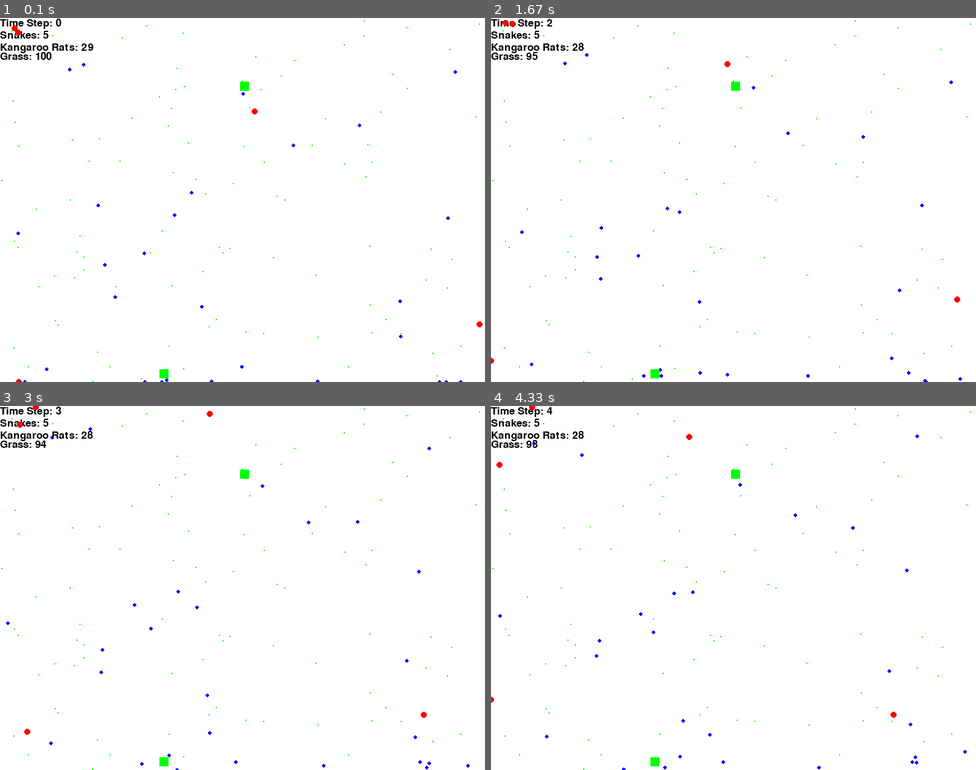
Above: before the commit, frames 1-4 (two rows, left to right).
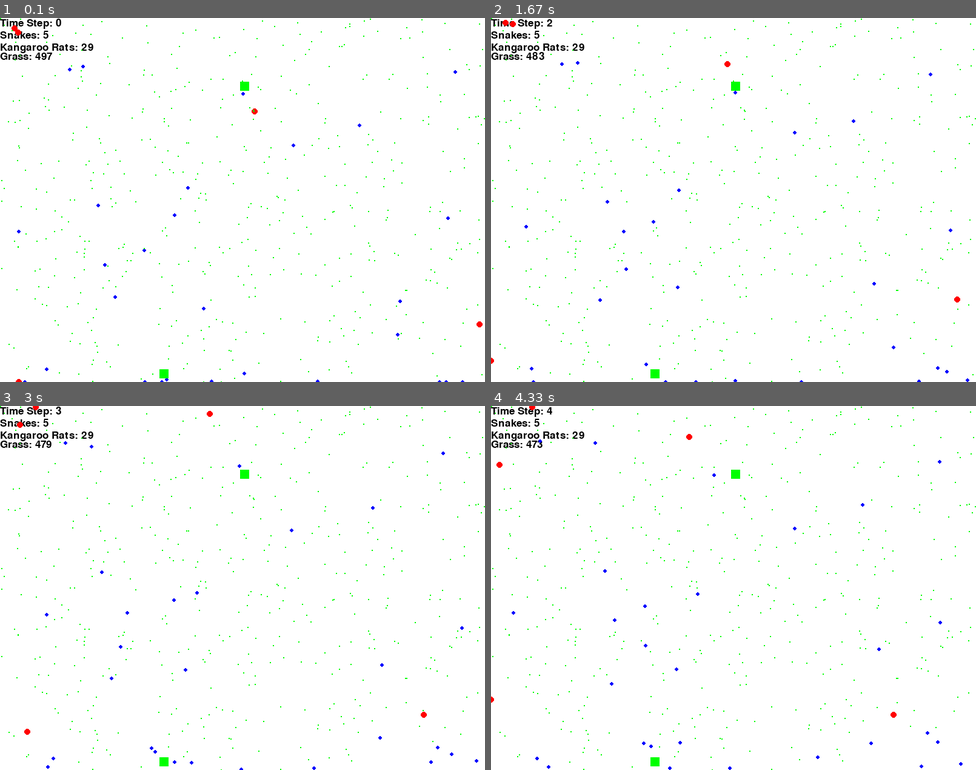
Above: after the commit, the same moments.

Repository: michaelremington2/uumarrty
Game: pygame game, started from Main.py
Same seed, same stepped clock (60 frames per second), same inputs: the game is played once before the commit and once after it.
Inputs:
- Up to frame 1 (0.1 s): no input
- Up to frame 2 (1.67 s): no input
- Up to frame 3 (3 s): no input
- Up to frame 4 (4.33 s): no input

The runs differ from the first frame. In frame 1, 0.4% of the frame differs, in the area x 0-100%, y 0-100%; in frame 2, 0.6%; in frame 3, 0.7%; in frame 4, 0.7%.

Commit message:
Update Main.py

Diff:
--- a/Main.py
+++ b/Main.py
@@ -75,7 +75,7 @@
                 dy = abs(kr.y - snake.y)
                 R = 5 #radius of strikes
                 if dx <= R and dy <= R:
-                    chance_to_kill = 50 #probability a kill is successful
+                    chance_to_kill = 90 #probability a kill is successful
                     strike = random.randrange(0,100)
                     if strike <= chance_to_kill:
                         kr.alive = False
@@ -202,6 +202,6 @@
     initial_snake_pop = 5
     initial_kr_pop = 30
     initial_bush_pop = 2
-    initial_grass_pop = 100
-    sim = sim(initial_snake_pop,initial_kr_pop,initial_bush_pop,initial_grass_pop,30)
+    initial_grass_pop = 500
+    sim = sim(initial_snake_pop,initial_kr_pop,initial_bush_pop,initial_grass_pop,60)
     sim.main()
